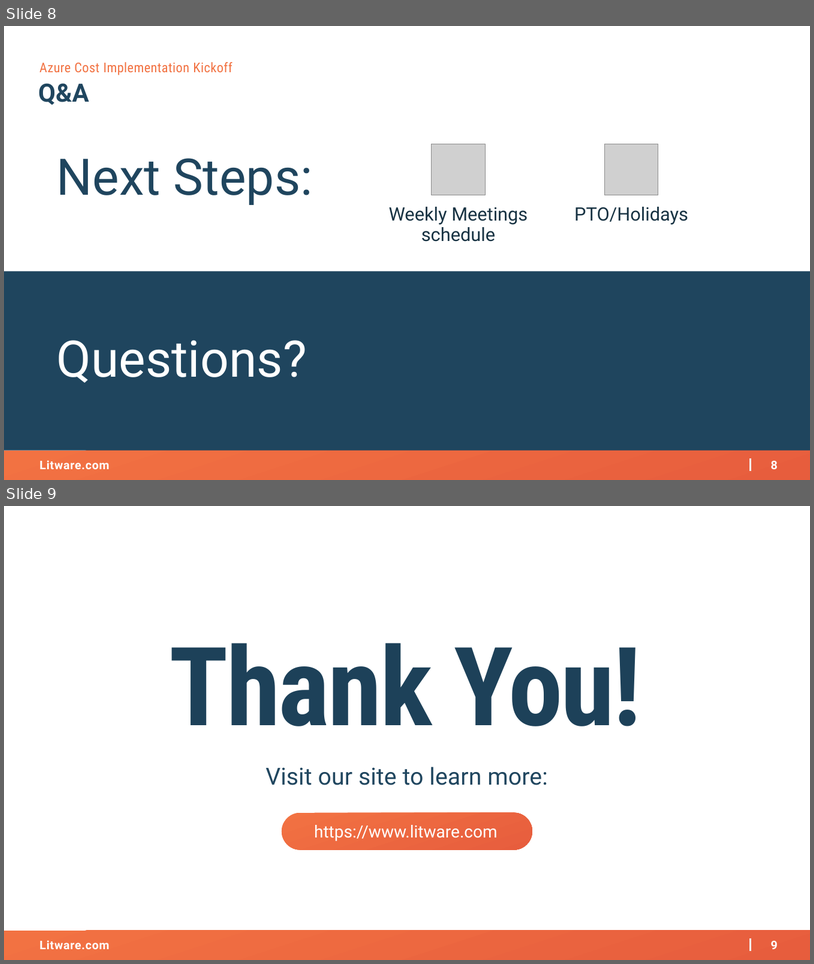
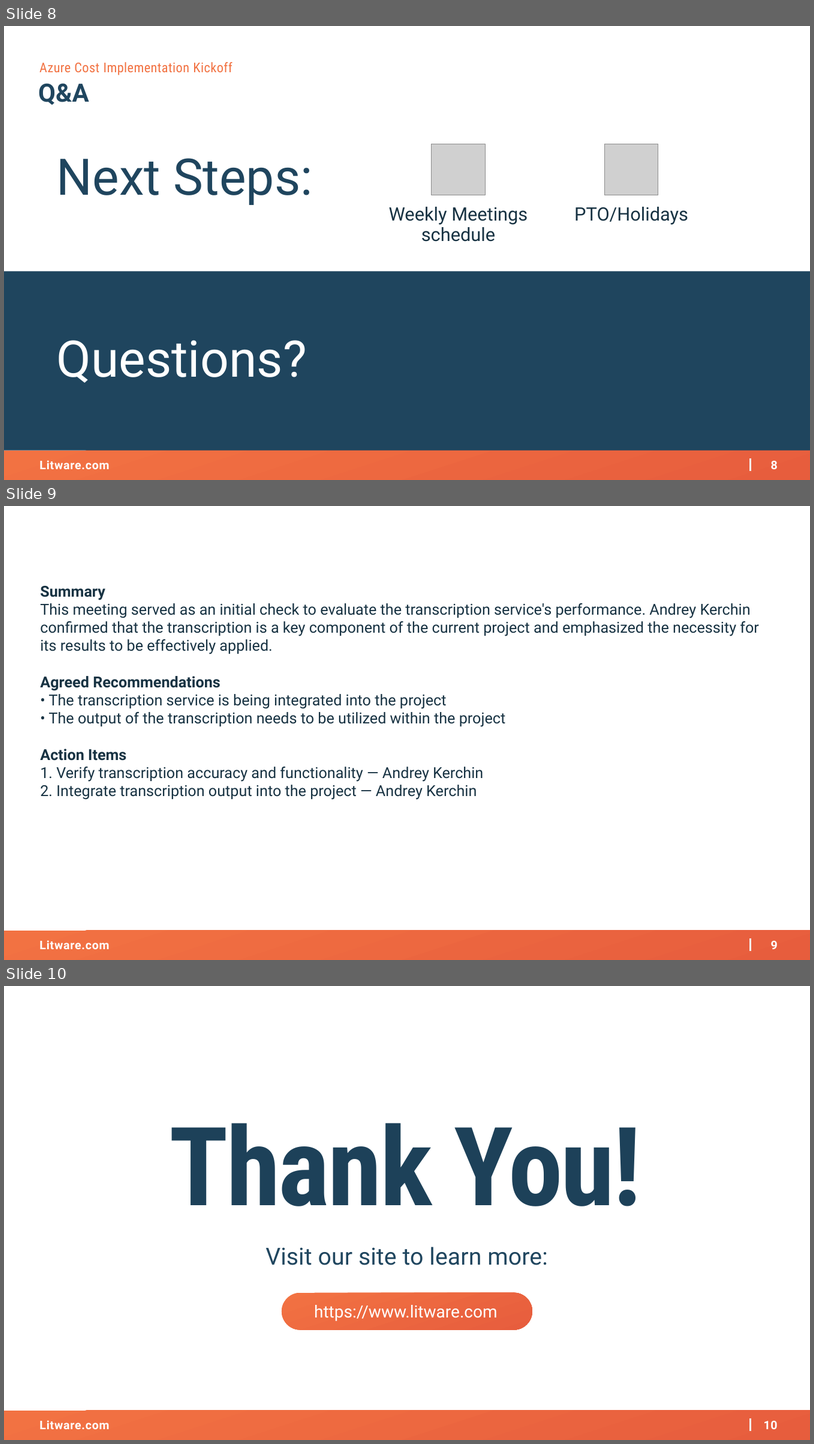
Before and after one commit to AKercha1/justtemporary, a slide deck: someproject/artifacts/kickoff-deck.pptx. Shown one above the other, each under a label of ours: slides 8 and 9 before the commit, slides 8, 9 and 10 after it. The pictures are 814x964 and 814x1444 pixels, drawn with LibreOffice and Linux fonts; fonts in the diff are those of the drawing; grey boxes stand for pictures; background and template pictures are left out. Boxes give left, top, right and bottom in pixels: in the first picture for what was removed or moved away, otherwise in the second. Text is boxed around its words. In the diff, an @@ line names an element or a change of style, - is before the commit and + after.

Commit message:
[someproject] Update artifacts/kickoff-deck.pptx

```diff
--- a/someproject/artifacts/kickoff-deck.pptx
+++ b/someproject/artifacts/kickoff-deck.pptx
@@ slide 9 added at [4, 506, 810, 960], background #FFFFFF; not listed: 4 template elements that a slide beside it also shows @@
@@ text added at [40, 586, 759, 799], 18 pt, text #173242 @@
+Summary
+This meeting served as an initial check to evaluate the transcription service's performance. Andrey Kerchin confirmed that the transcription is a key component of the current project and emphasized the necessity for its results to be effectively applied.
+Agreed Recommendations
+• The transcription service is being integrated into the project
+• The output of the transcription needs to be utilized within the project
+Action Items
+1. Verify transcription accuracy and functionality — Andrey Kerchin
+2. Integrate transcription output into the project — Andrey Kerchin
@@ what was slide 9 is now slide 10 @@
@@ page number at [764, 1420, 778, 1429]: text changed @@
-9
+10
```
